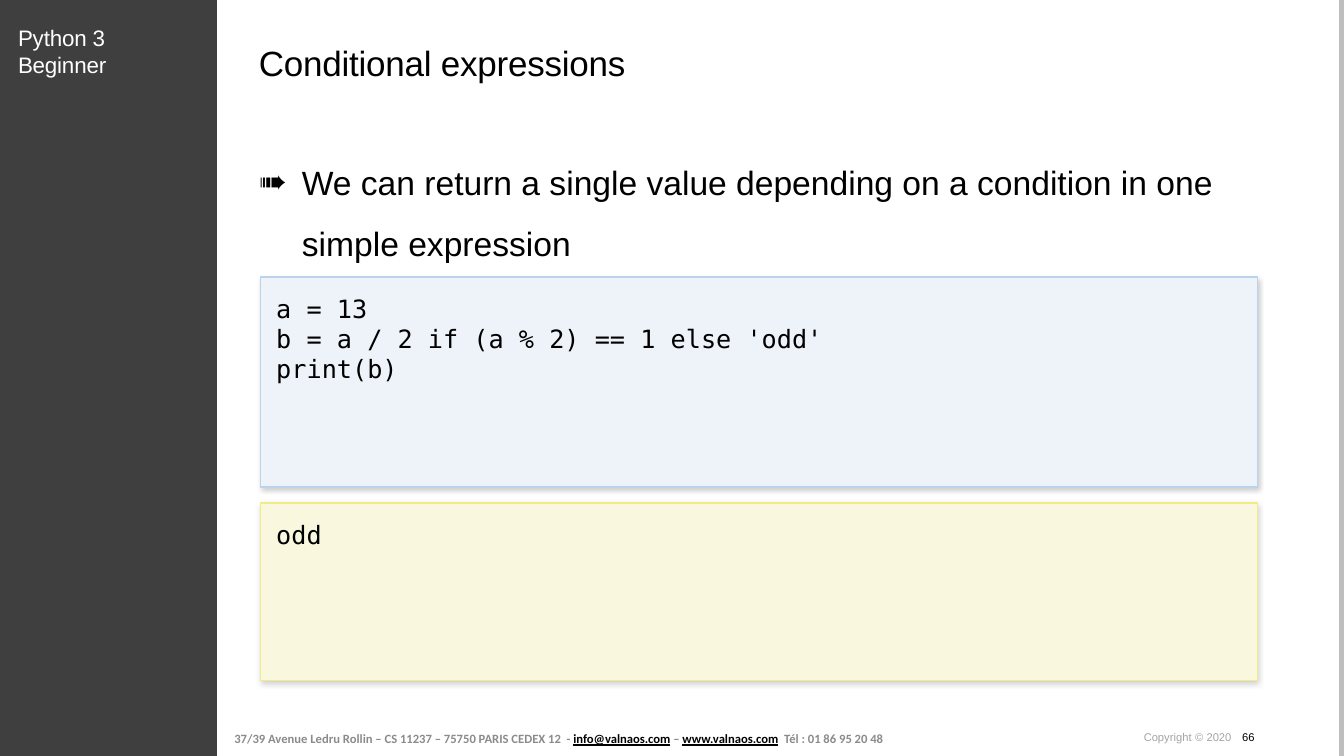
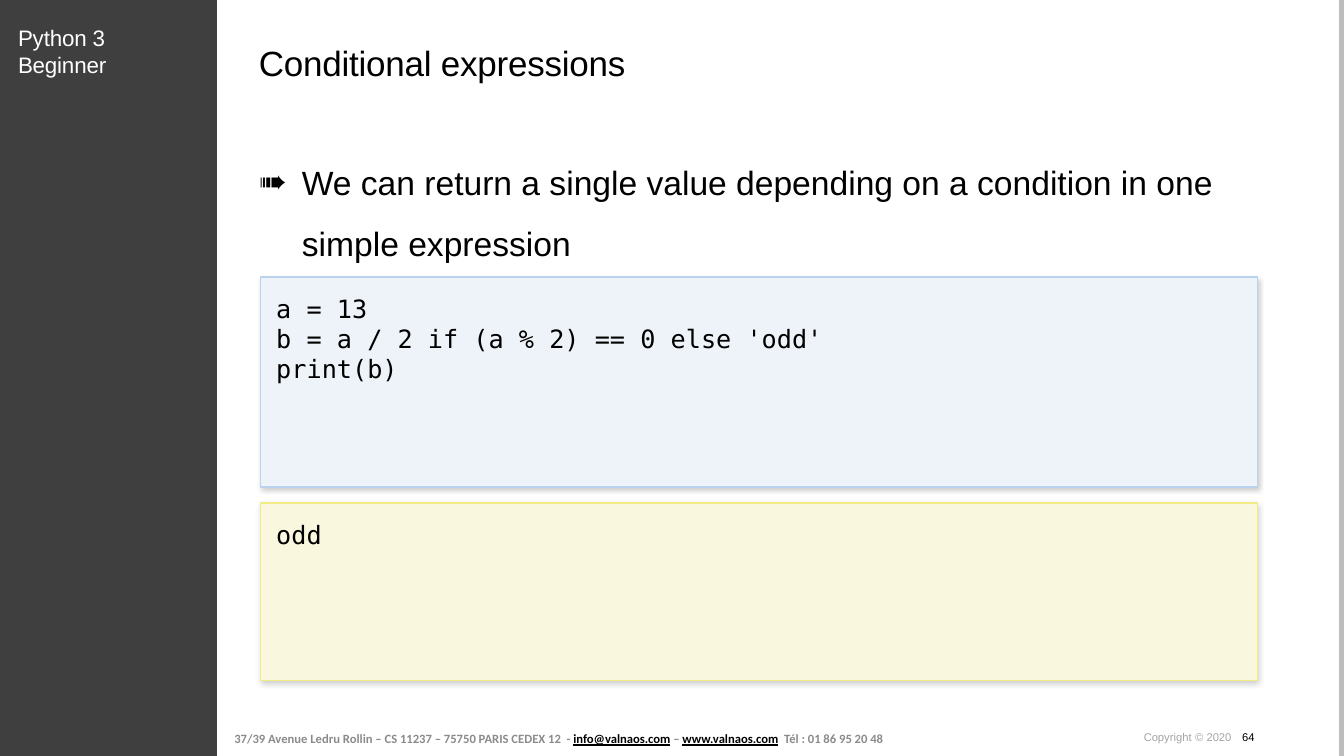
Before and after one commit to cstar-industries/python-3-beginner, a slide deck: slide 64 of 002-Control-Flow/Control Flow - Slides.pptx (slide 66 before the commit). Drawn at 1344x756 pixels with LibreOffice and Linux fonts; fonts in the diff are those of the drawing; background and template pictures are left out. Boxes give left, top, right and bottom in pixels: in the first picture for what was removed or moved away, otherwise in the second. Text is boxed around its words. In the diff, an @@ line names an element or a change of style, - is before the commit and + after.

Commit message:
update slides

```diff
--- a/002-Control-Flow/Control Flow - Slides.pptx
+++ b/002-Control-Flow/Control Flow - Slides.pptx
@@ text in rectangle at <box>276,328,823,352</box>: text changed @@
-b = a / 2 if (a % 2) == 1 else 'odd'
+b = a / 2 if (a % 2) == 0 else 'odd'
@@ text at <box>1144,733,1254,743</box>: text changed @@
-Copyright © 2020 66
+Copyright © 2020 64
```
Also in this commit, not shown: 2 other slides changed, 2 slides removed, 1 other file.
